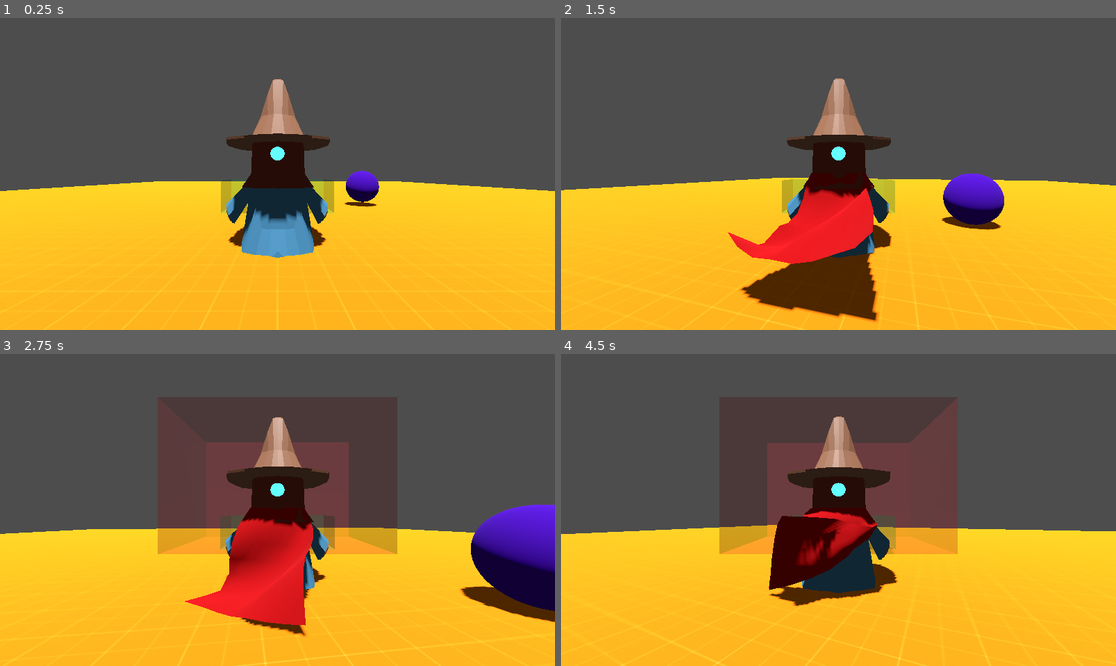
Above: before the commit, frames 1-4 (two rows, left to right).
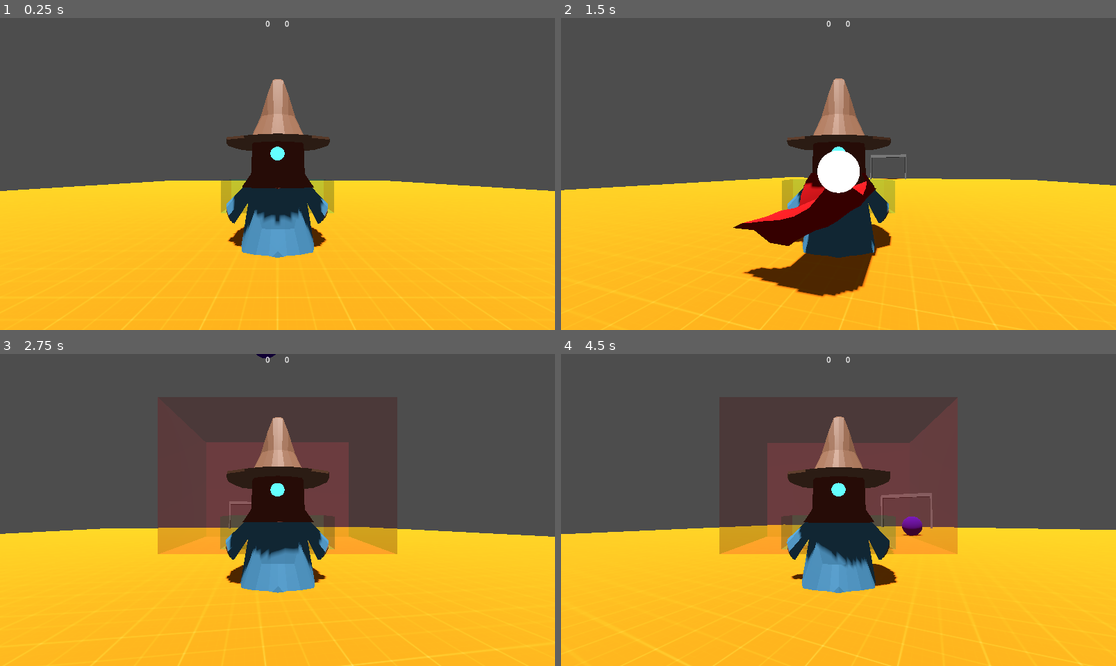
Above: after the commit, the same moments.

Repository: AndreMoukarzel/magic-force
Game: Godot game, scene res://test_scene.tscn
The game is run twice, just before and just after one commit, with the same random seed, the same clock (stepped at 60 frames per second) and the same inputs.
Inputs (mouse positions are in pixels of both pictures, inside the frame that each line leads up to):
- Up to frame 1 (0.25 s): no input
- Up to frame 2 (1.5 s): move the mouse to (866, 174) at 0.52 s; hold Space (float) 0.53-1.28 s; hold W (forward) from 0.53 s (still down); move the mouse to (810, 174) at 1.27 s; click (810, 174) at 1.35 s
- Up to frame 3 (2.75 s): keep holding W (forward); move the mouse to (288, 503) at 2.02 s; hold Right mouse button (secondary_action) from 2.03 s (still down)
- Up to frame 4 (4.5 s): keep holding W (forward); move the mouse to (832, 516) at 2.77 s; release Right mouse button (secondary_action) at 2.78 s; tap Space (float) at 2.85 s; move the mouse to (877, 513) at 3.52 s; press the mouse at (877, 513) at 3.53 s; move the mouse to (794, 506) at 4.27 s; release the mouse at (794, 506) at 4.28 s; right-click (794, 506) at 4.35 s

The runs differ from the first frame. In frame 1, 0.8% of the frame differs, in the area x 25-75%, y 0-90%; in frame 2, 8.9%; in frame 3, 10%, in the area x 18-100%, y 0-100%; in frame 4, 5.2%.

Commit message:
Adds base respawn mechanics

Diff:
--- a/ball/ball.tscn
+++ b/ball/ball.tscn
@@ -5,7 +5,7 @@
 [ext_resource type="Material" uid="uid://bcin3ddwkaiwl" path="res://ball/xray_material.tres" id="3_biv8x"]
 
 [sub_resource type="PhysicsMaterial" id="PhysicsMaterial_cbx31"]
-bounce = 0.5
+bounce = 0.85
 
 [sub_resource type="SphereShape3D" id="SphereShape3D_41u45"]
 radius = 1.0
--- a/goals/goal.gd
+++ b/goals/goal.gd
@@ -1,4 +1,6 @@
 extends Node3D
+
+signal goal_scored
 
 
 func _on_area_3d_body_entered(body: Node3D) -> void:
@@ -6,8 +8,5 @@
 	var entry_direction: Vector3 = body.global_position.direction_to(self.global_position).normalized()
 	var dot_val = forward.dot(entry_direction)
 
-	if dot_val > 0:
-		print("GOAL! Ball entered from the front (dot =", dot_val, ")")
-		# handle scoring...
-	else:
-		print("Ignored: entry from behind (dot =", dot_val, ")")
+	if dot_val > 0: # Ball entered from the front
+		emit_signal("goal_scored")
--- /dev/null
+++ b/point_handler.gd
@@ -0,0 +1,24 @@
+extends Control
+
+signal goal_scored
+
+@export var GOAL_A: Node3D
+@export var GOAL_B: Node3D
+
+var SCORE_A: int = 0
+var SCORE_B: int = 0
+
+
+func _ready() -> void:
+	GOAL_A.goal_scored.connect(goal_was_scored.bind("A"))
+	GOAL_B.goal_scored.connect(goal_was_scored.bind("B"))
+
+
+func goal_was_scored(team: String) -> void:
+	if team == "A":
+		SCORE_A += 1
+		$HBoxContainer/ScoreA.text = str(SCORE_A)
+	elif team == "B":
+		SCORE_B += 1
+		$HBoxContainer/ScoreB.text = str(SCORE_B)
+	emit_signal("goal_scored")
--- /dev/null
+++ b/spawn_handler.gd
@@ -0,0 +1,40 @@
+extends Node
+
+@export var BALL_SCN: PackedScene
+@export var POINT_HANDLER: Control
+@export var SPAWNERS: Node3D
+var ACTIVE_BALL: RigidBody3D = null
+
+
+func _ready() -> void:
+	spawn_ball()
+	POINT_HANDLER.goal_scored.connect(goal_was_scored)
+
+
+func spawn_ball() -> void:
+	var pos: Vector3 = SPAWNERS.get_node("BallSpawn").global_position
+	var BallInstance: RigidBody3D = BALL_SCN.instantiate()
+
+	self.add_child(BallInstance)
+	BallInstance.global_position = pos
+
+	ACTIVE_BALL = BallInstance
+
+
+func spawn_players() -> void:
+	var Spawn: Marker3D = SPAWNERS.get_node("SpawnsA/Spawn4")
+	var spawn_pos: Vector3 = Spawn.global_position
+
+	$"../Player".global_position = spawn_pos
+
+
+func goal_was_scored() -> void:
+	$RespawnTimer.start()
+	# DOES NOT exclude the ball, but make it so it can't be interacted with
+	ACTIVE_BALL.set_collision_layer_value(2, 0)
+
+
+func _on_respawn_timer_timeout() -> void:
+	ACTIVE_BALL.queue_free()
+	spawn_ball()
+	spawn_players()
--- a/test_scene.tscn
+++ b/test_scene.tscn
@@ -1,16 +1,65 @@
-[gd_scene load_steps=6 format=3 uid="uid://dlf2cy08l0smq"]
+[gd_scene load_steps=9 format=3 uid="uid://dlf2cy08l0smq"]
 
+[ext_resource type="Script" uid="uid://hcj0epu188wp" path="res://point_handler.gd" id="1_2nij2"]
+[ext_resource type="Script" uid="uid://buqwqt1pevghn" path="res://spawn_handler.gd" id="1_7cbxl"]
 [ext_resource type="Texture2D" uid="uid://lgsidpu2qvf0" path="res://texture_04.png" id="1_ia1lp"]
 [ext_resource type="PackedScene" uid="uid://bx8b8yvq5h1jd" path="res://player/player.tscn" id="3_sasra"]
+[ext_resource type="PackedScene" uid="uid://cj03l5kvgpert" path="res://goals/goal.tscn" id="4_coq8p"]
 [ext_resource type="PackedScene" uid="uid://cbq8n0y1yl5u0" path="res://ball/ball.tscn" id="8_buypi"]
+
+[sub_resource type="Environment" id="Environment_coq8p"]
 
 [sub_resource type="StandardMaterial3D" id="StandardMaterial3D_sasra"]
 albedo_texture = ExtResource("1_ia1lp")
 uv1_triplanar = true
 
-[sub_resource type="Environment" id="Environment_coq8p"]
+[node name="TestScene" type="Node3D"]
 
-[node name="Node3D" type="Node3D"]
+[node name="WorldEnvironment" type="WorldEnvironment" parent="."]
+environment = SubResource("Environment_coq8p")
+
+[node name="DirectionalLight3D" type="DirectionalLight3D" parent="WorldEnvironment"]
+transform = Transform3D(1, 0, 0, 0, 0.278689, 0.960381, 0, -0.960381, 0.278689, 0, 14.3357, 0)
+shadow_enabled = true
+
+[node name="SpawnHandler" type="Node" parent="." node_paths=PackedStringArray("POINT_HANDLER", "SPAWNERS")]
+script = ExtResource("1_7cbxl")
+BALL_SCN = ExtResource("8_buypi")
+POINT_HANDLER = NodePath("../PointHandler")
+SPAWNERS = NodePath("../SpawnPoints")
+
+[node name="RespawnTimer" type="Timer" parent="SpawnHandler"]
+wait_time = 2.5
+one_shot = true
+
+[node name="PointHandler" type="Control" parent="." node_paths=PackedStringArray("GOAL_A", "GOAL_B")]
+layout_mode = 3
+anchors_preset = 10
+anchor_right = 1.0
+grow_horizontal = 2
+size_flags_horizontal = 3
+script = ExtResource("1_2nij2")
+GOAL_A = NodePath("../GoalA")
+GOAL_B = NodePath("../GoalB")
+
+[node name="HBoxContainer" type="HBoxContainer" parent="PointHandler"]
+layout_mode = 1
+anchors_preset = 5
+anchor_left = 0.5
+anchor_right = 0.5
+offset_left = -12.0
+offset_right = 12.0
+offset_bottom = 23.0
+grow_horizontal = 2
+theme_override_constants/separation = 30
+
+[node name="ScoreA" type="Label" parent="PointHandler/HBoxContainer"]
+layout_mode = 2
+text = "0"
+
+[node name="ScoreB" type="Label" parent="PointHandler/HBoxContainer"]
+layout_mode = 2
+text = "0"
 
 [node name="CSGBox3D" type="CSGBox3D" parent="."]
 transform = Transform3D(1, 0, 0, 0, 1, 0, 0, 0, 1, 0, -0.5, 0)
@@ -19,15 +68,57 @@
 size = Vector3(65, 1, 100)
 metadata/_edit_lock_ = true
 
-[node name="WorldEnvironment" type="WorldEnvironment" parent="."]
-environment = SubResource("Environment_coq8p")
+[node name="Player" parent="." instance=ExtResource("3_sasra")]
+transform = Transform3D(1, 0, 0, 0, 1, 0, 0, 0, 1, 0, 1.16494, 7.29029)
 
-[node name="DirectionalLight3D" type="DirectionalLight3D" parent="WorldEnvironment"]
-transform = Transform3D(1, 0, 0, 0, 0.278689, 0.960381, 0, -0.960381, 0.278689, 0, 14.3357, 0)
-shadow_enabled = true
+[node name="GoalA" parent="." instance=ExtResource("4_coq8p")]
+transform = Transform3D(1, 0, 0, 0, 1, 0, 0, 0, 1, 0, 0, -45)
+metadata/_edit_lock_ = true
 
-[node name="Ball" parent="." instance=ExtResource("8_buypi")]
-transform = Transform3D(1, 0, 0, 0, 1, 0, 0, 0, 1, 5.49383, 1.62129, -4.76815)
+[node name="GoalB" parent="." instance=ExtResource("4_coq8p")]
+transform = Transform3D(-1, 0, -8.74228e-08, 0, 1, 0, 8.74228e-08, 0, -1, 0, 0, 45)
+metadata/_edit_lock_ = true
 
-[node name="Player" parent="." instance=ExtResource("3_sasra")]
-transform = Transform3D(1, 0, 0, 0, 1, 0, 0, 0, 1, 0, 1.01533, 2.46741)
+[node name="SpawnPoints" type="Node3D" parent="."]
+metadata/_edit_group_ = true
+metadata/_edit_lock_ = true
+
+[node name="BallSpawn" type="Marker3D" parent="SpawnPoints"]
+transform = Transform3D(1, 0, 0, 0, 1, 0, 0, 0, 1, 0, 14.313, 0)
+metadata/_edit_lock_ = true
+
+[node name="SpawnsA" type="Node3D" parent="SpawnPoints"]
+transform = Transform3D(1, 0, 0, 0, 1, 0, 0, 0, 1, 0, 1, 0)
+metadata/_edit_group_ = true
+metadata/_edit_lock_ = true
+
+[node name="Spawn1" type="Marker3D" parent="SpawnPoints/SpawnsA"]
+transform = Transform3D(1, 0, 0, 0, 1, 0, 0, 0, 1, 0, 0, 40)
+
+[node name="Spawn2" type="Marker3D" parent="SpawnPoints/SpawnsA"]
+transform = Transform3D(1, 0, 0, 0, 1, 0, 0, 0, 1, -15, 0, 25)
+
+[node name="Spawn3" type="Marker3D" parent="SpawnPoints/SpawnsA"]
+transform = Transform3D(1, 0, 0, 0, 1, 0, 0, 0, 1, 15, 0, 25)
+
+[node name="Spawn4" type="Marker3D" parent="SpawnPoints/SpawnsA"]
+transform = Transform3D(1, 0, 0, 0, 1, 0, 0, 0, 1, 0, 0, 12)
+
+[node name="SpawnsB" type="Node3D" parent="SpawnPoints"]
+transform = Transform3D(-1, 0, -8.74228e-08, 0, 1, 0, 8.74228e-08, 0, -1, 0, 1, 0)
+metadata/_edit_group_ = true
+metadata/_edit_lock_ = true
+
+[node name="Spawn1" type="Marker3D" parent="SpawnPoints/SpawnsB"]
+transform = Transform3D(1, 0, 0, 0, 1, 0, 0, 0, 1, 0, 0, 40)
+
+[node name="Spawn2" type="Marker3D" parent="SpawnPoints/SpawnsB"]
+transform = Transform3D(1, 0, 0, 0, 1, 0, 0, 0, 1, -15, 0, 25)
+
+[node name="Spawn3" type="Marker3D" parent="SpawnPoints/SpawnsB"]
+transform = Transform3D(1, 0, 0, 0, 1, 0, 0, 0, 1, 15, 0, 25)
+
+[node name="Spawn4" type="Marker3D" parent="SpawnPoints/SpawnsB"]
+transform = Transform3D(1, 0, 0, 0, 1, 0, 0, 0, 1, 0, 0, 12)
+
+[connection signal="timeout" from="SpawnHandler/RespawnTimer" to="SpawnHandler" method="_on_respawn_timer_timeout"]
Not shown, added: point_handler.gd.uid
Not shown, added: spawn_handler.gd.uid
